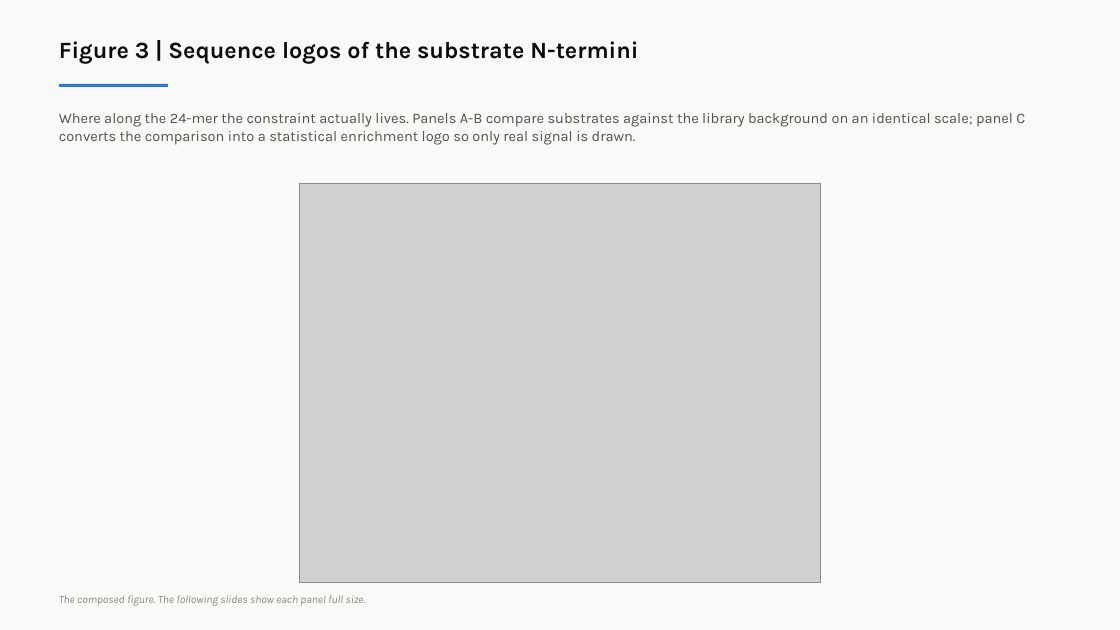
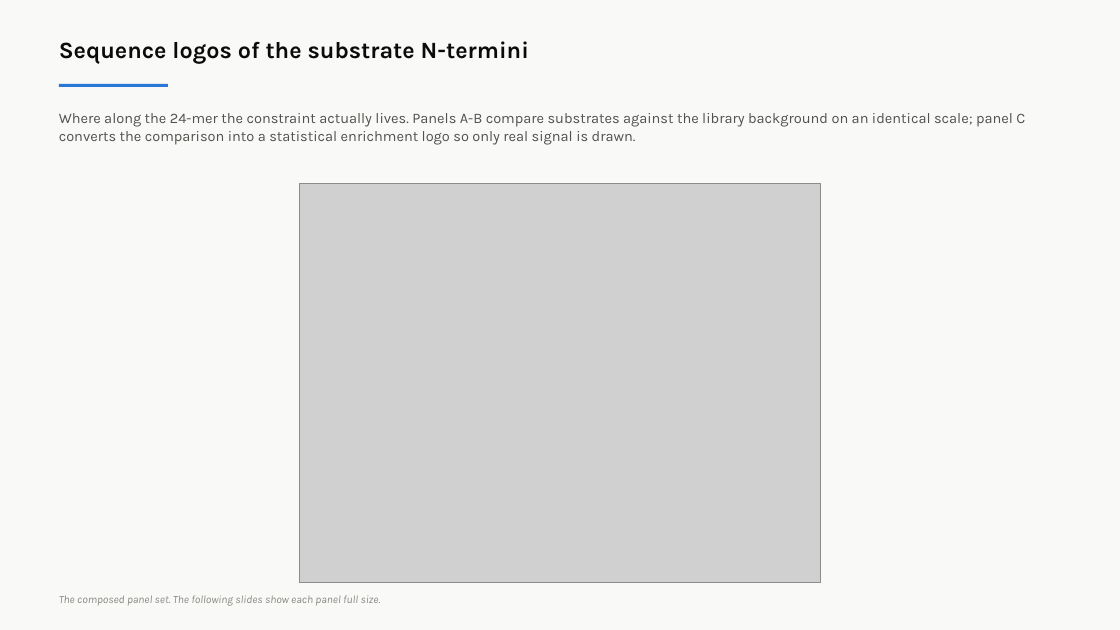
Before and after one commit to idobleicher/dianaMega, a slide deck: slide 8 of ubr3_PG_reviewer/UBR3_figures_explained.pptx (slide 13 before the commit). Drawn at 1120x630 pixels with LibreOffice and Linux fonts; fonts in the diff are those of the drawing; grey boxes stand for pictures. Boxes give left, top, right and bottom in pixels: in the first picture for what was removed or moved away, otherwise in the second. Text is boxed around its words. In the diff, an @@ line names an element or a change of style, - is before the commit and + after.

```diff
--- a/ubr3_PG_reviewer/UBR3_figures_explained.pptx
+++ b/ubr3_PG_reviewer/UBR3_figures_explained.pptx
@@ text at (59,41,529,64): text changed @@
-Figure 3 | Sequence logos of the substrate N-termini
+Sequence logos of the substrate N-termini
@@ text at (59,595,381,606): text changed @@
-The composed figure. The following slides show each panel full size.
+The composed panel set. The following slides show each panel full size.
```
Also in this commit, not shown: 29 other slides changed, 4 slides added, 14 slides removed, 38 other files.
